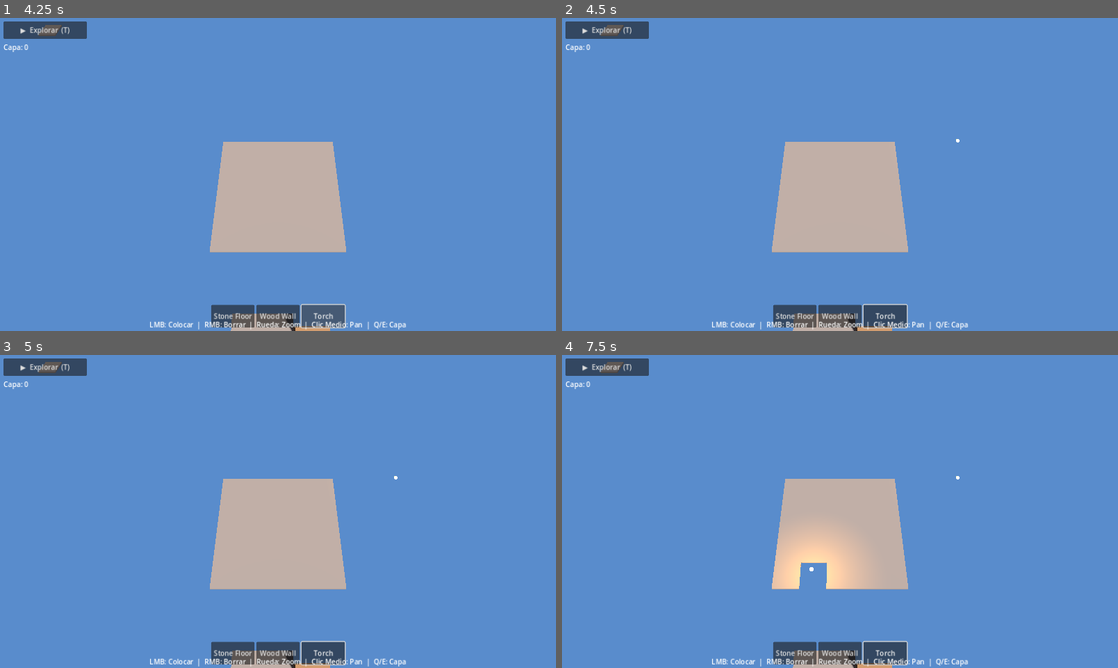
Above: before the commit, frames 1-4 (two rows, left to right).
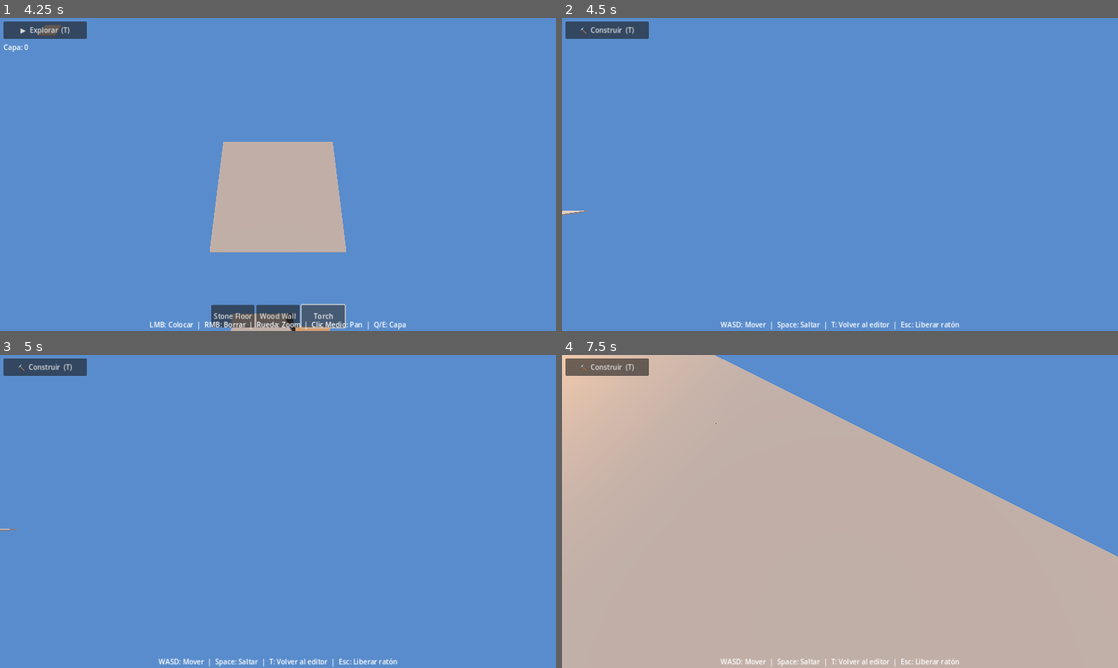
Above: after the commit, the same moments.

Repository: eastaizah/test_mapcreator
Game: Godot game, scene res://scenes/main.tscn
Two runs of this game, one before a commit and one after it. Both use one fixed random seed, a clock stepped at 60 frames per second and the inputs below.
Inputs (mouse positions are in pixels of both pictures, inside the frame that each line leads up to):
- Up to frame 1 (4.25 s): click "▶ Explorar (T)" at 0.5 s; click "🔨 Construir (T)" at 1.25 s; click "Stone Floor" at 2 s; click "Wood Wall" at 2.75 s; click "Torch" at 3.5 s
- Up to frame 2 (4.5 s): tap Enter at 4.25 s; move the mouse to (962, 158) at 4.27 s; hold D (move_right) from 4.28 s (still down); hold T (toggle_mode) from 4.28 s (still down); click (962, 158) at 4.42 s
- Up to frame 3 (5 s): keep holding D (move_right); keep holding T (toggle_mode); tap Space (jump) at 4.52 s
- Up to frame 4 (7.5 s): tap Space (jump) at 5, 5.27, 6.77, 7.25 s; move the mouse to (728, 527) at 5.02 s; release D (move_right) at 5.03 s; release T (toggle_mode) at 5.03 s; hold Q (layer_down) 5.03-5.78 s; tap T (toggle_mode) at 5.1, 6.6 s; tap Enter at 5.75 s; move the mouse to (895, 442) at 5.77 s; hold D (move_right) 5.78-6.53 s; hold T (toggle_mode) 5.78-6.53 s; move the mouse to (812, 574) at 6.52 s; hold E (layer_up) 6.53-7.28 s; click (812, 574) at 6.67 s; move the mouse to (1006, 558) at 7.27 s; hold A (move_left) from 7.28 s (still down); hold T (toggle_mode) from 7.28 s (still down)

Frame 1 is identical in both runs. In frame 2, 10% of the frame differs, in the area x 0-73%, y 2-100%; in frame 3, 10%; in frame 4, 71%, in the area x 0-100%, y 0-100%.
Error before the commit: Invalid call. Nonexistent function 'is_action_just_pressed' in base 'InputEventMouseMotion'. (res://scripts/GameManager.gd:51)

Commit message:
fix: replace event.is_action_just_pressed with event.is_action_pressed in GameManager._input
Agent-Logs-Url: https://github.com/eastaizah/test_mapcreator/sessions/1acc957f-1888-47a6-a9e0-62180a3ff1f1

Co-authored-by: eastaizah <258072108+eastaizah@users.noreply.github.com>

Diff:
--- a/scripts/GameManager.gd
+++ b/scripts/GameManager.gd
@@ -48,15 +48,15 @@
 
 
 func _input(event: InputEvent) -> void:
-	if event.is_action_just_pressed("toggle_mode"):
+	if event.is_action_pressed("toggle_mode"):
 		_toggle_mode()
 
 	if current_mode == GameMode.BUILD:
-		if event.is_action_just_pressed("layer_up"):
+		if event.is_action_pressed("layer_up"):
 			editor_camera.current_layer += 1
 			map_renderer.set_max_visible_layer(editor_camera.current_layer)
 			_update_layer_label()
-		elif event.is_action_just_pressed("layer_down"):
+		elif event.is_action_pressed("layer_down"):
 			editor_camera.current_layer -= 1
 			map_renderer.set_max_visible_layer(editor_camera.current_layer)
 			_update_layer_label()
